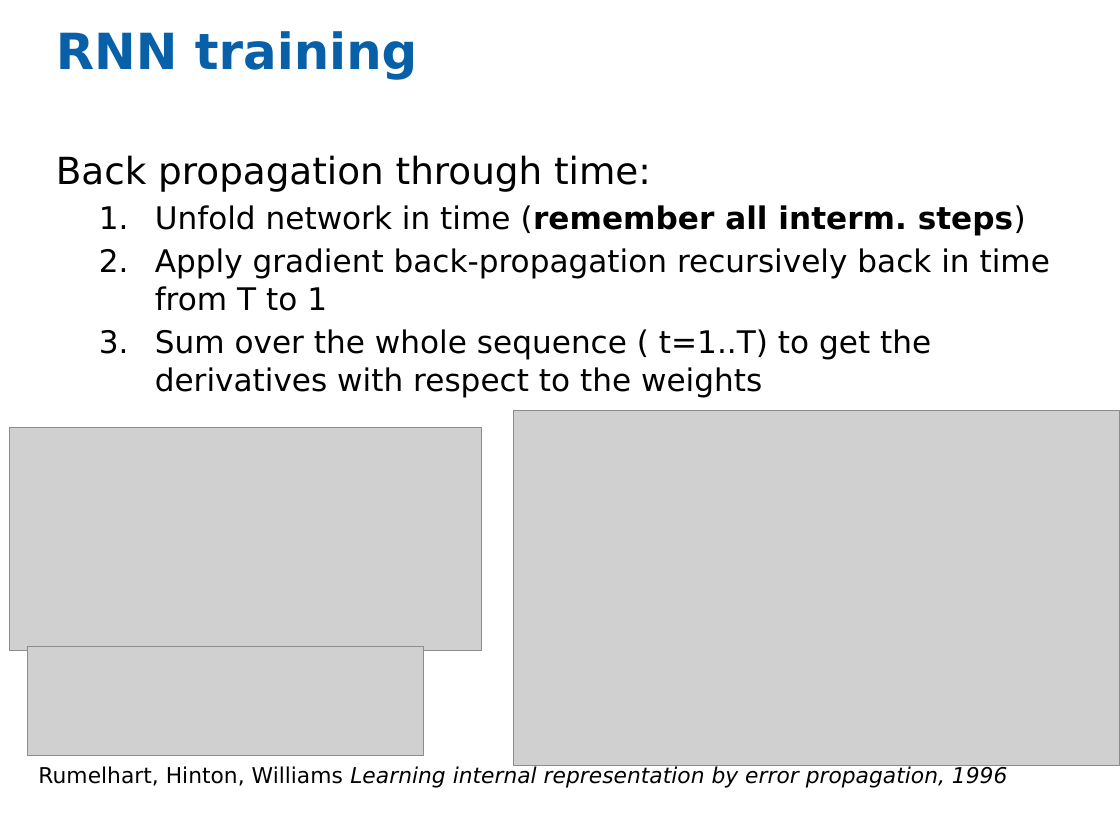
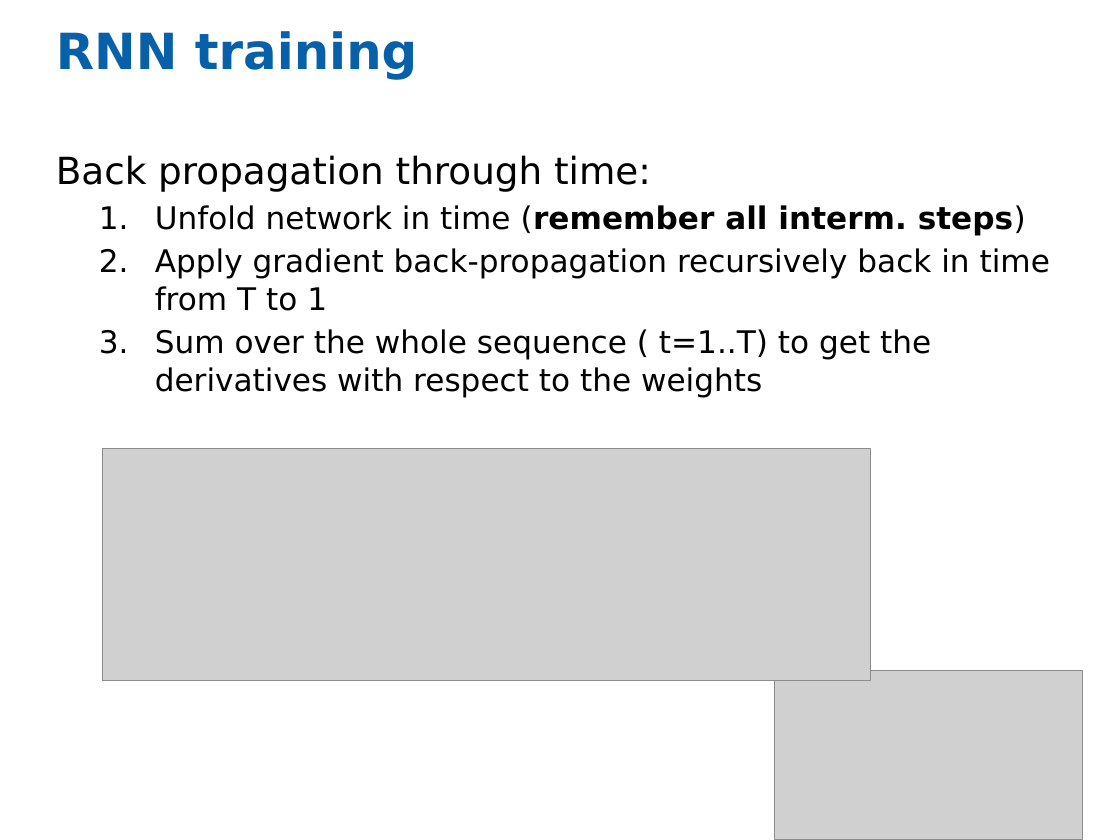
Before and after one commit to eladhoffer/Talks, a slide deck: slide 19 of DL_class2015/Lecture 11 RNN_LSTM.pptx (slide 17 before the commit). Drawn at 1120x840 pixels with LibreOffice and Linux fonts; fonts in the diff are those of the drawing; grey boxes stand for pictures. Boxes give left, top, right and bottom in pixels: in the first picture for what was removed or moved away, otherwise in the second. Text is boxed around its words. In the diff, an @@ line names an element or a change of style, - is before the commit and + after.

```diff
--- a/DL_class2015/Lecture 11 RNN_LSTM.pptx
+++ b/DL_class2015/Lecture 11 RNN_LSTM.pptx
@@ picture removed at [513, 411, 1120, 766] @@
@@ picture removed at [9, 428, 482, 651] @@
@@ picture added at [103, 448, 870, 681] @@
@@ picture removed at [28, 646, 424, 756] @@
@@ picture added at [775, 671, 1083, 840] @@
@@ text removed at [38, 765, 1007, 788] @@
-Rumelhart, Hinton, Williams Learning internal representation by error propagation, 1996
```
Also in this commit, not shown: 6 other slides changed, 2 slides added, 1 slide removed, 1 other file.
